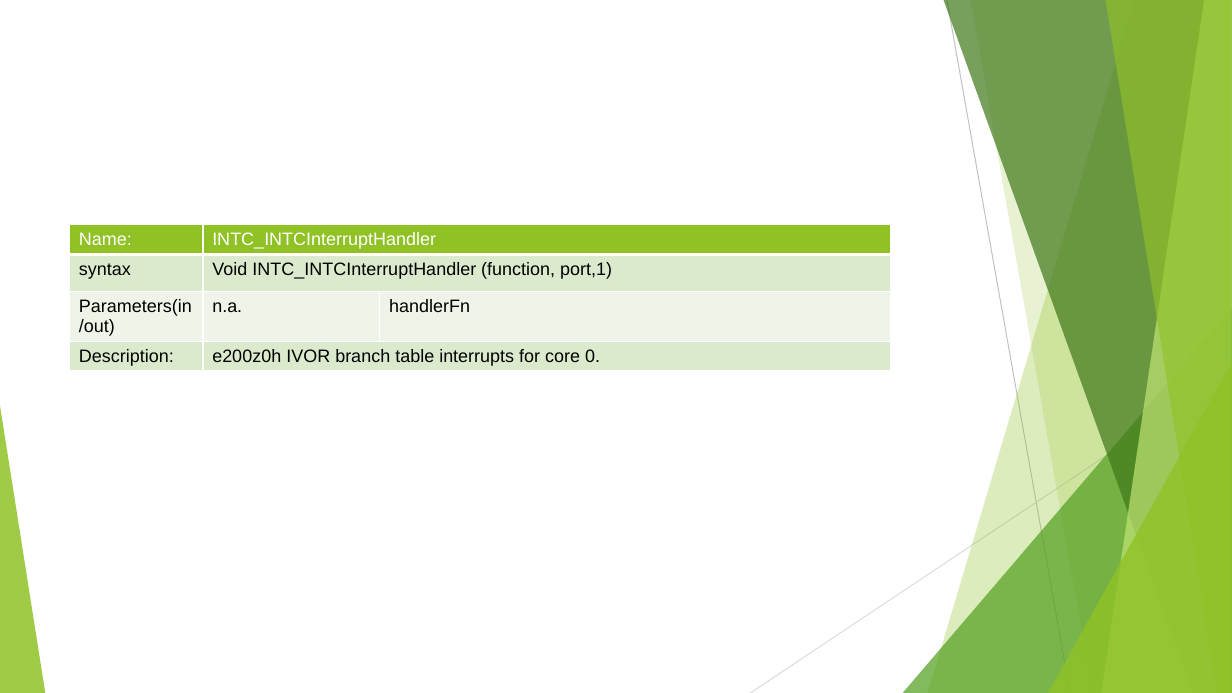
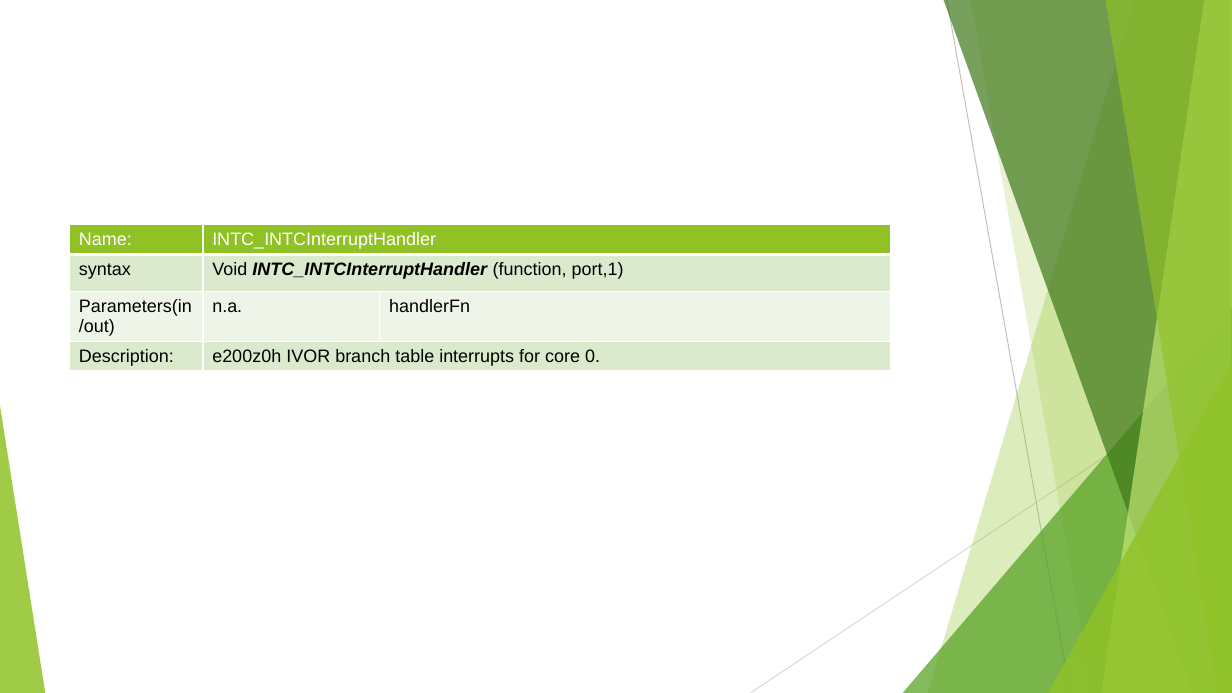
Before and after one commit to DavidDiaz0099/scheduler, a slide deck: slide 15 of Scheduler Module.pptx. Drawn at 1232x693 pixels with LibreOffice and Linux fonts; fonts in the diff are those of the drawing. Boxes give left, top, right and bottom in pixels: in the first picture for what was removed or moved away, otherwise in the second. Text is boxed around its words. In the diff, an @@ line names an element or a change of style, - is before the commit and + after.

```diff
--- a/Scheduler Module.pptx
+++ b/Scheduler Module.pptx
@@ table at <box>69,225,890,376</box> @@
@@ bold on, italic on in "INTC_INTCInterruptHandler" @@
```
Also in this commit, not shown: 6 other slides changed, 1 other file.
